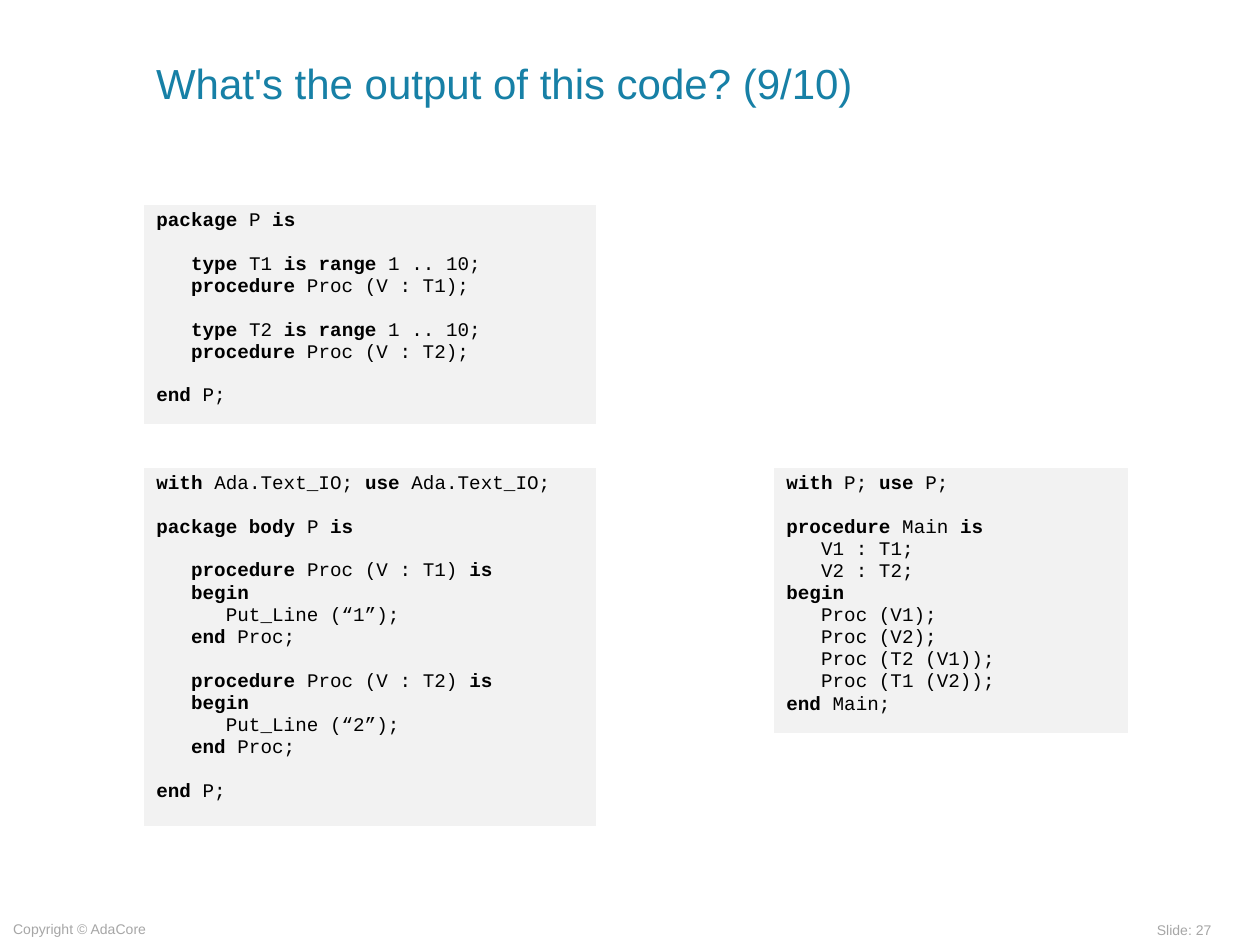
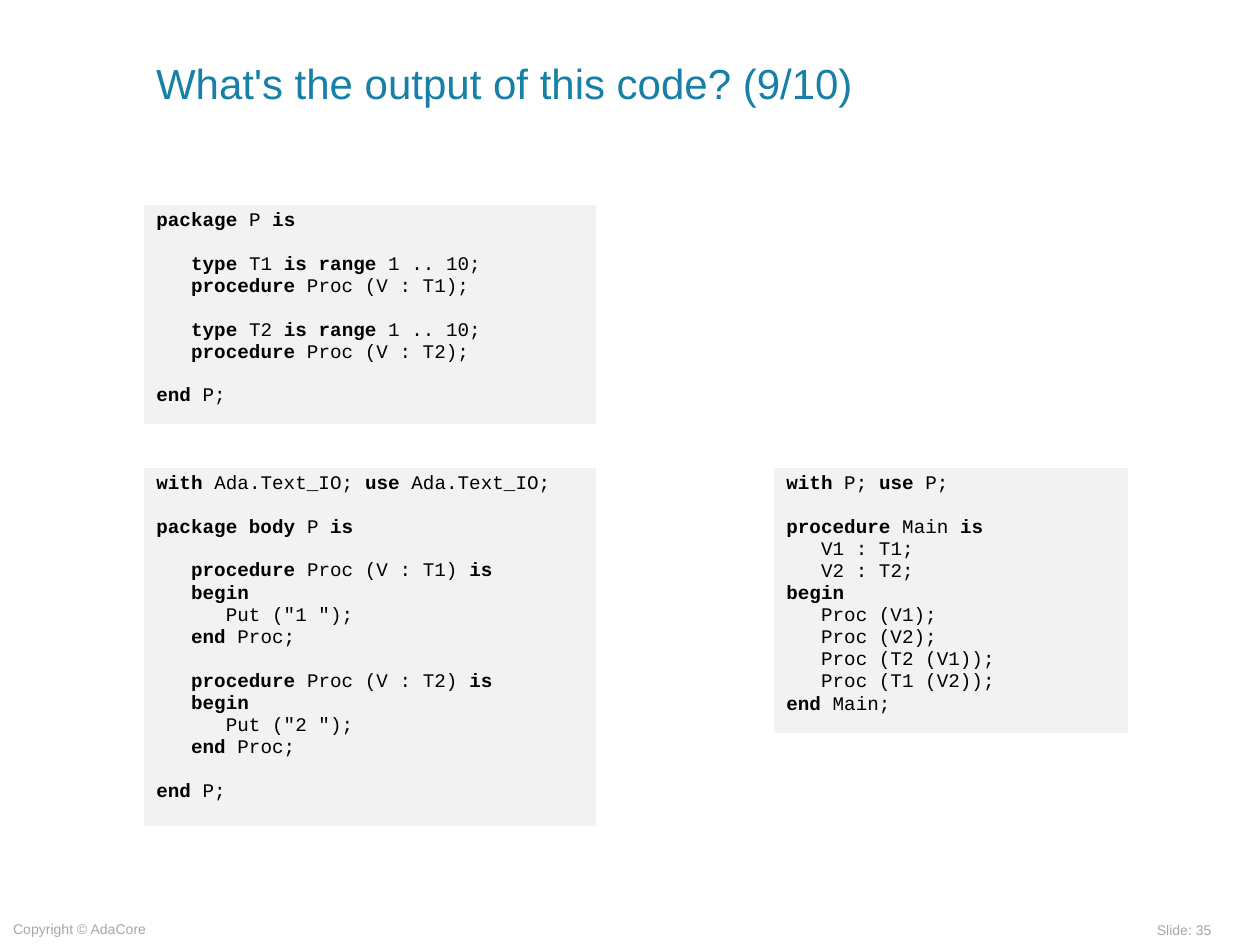
Before and after one commit to AdaCoreU/Courses, a slide deck: slide 35 of lectures/03_Programming_in_the_Large/02_Type_Safety/slides/Strong_Typing.ppt (slide 27 before the commit). Drawn at 1260x945 pixels with LibreOffice and Linux fonts; fonts in the diff are those of the drawing; background and template pictures are left out. Boxes give left, top, right and bottom in pixels: in the first picture for what was removed or moved away, otherwise in the second. Text is boxed around its words. In the diff, an @@ line names an element or a change of style, - is before the commit and + after.

```diff
--- a/lectures/03_Programming_in_the_Large/02_Type_Safety/slides/Strong_Typing.ppt
+++ b/lectures/03_Programming_in_the_Large/02_Type_Safety/slides/Strong_Typing.ppt
@@ table at [144,467,596,827] @@
@@ row 1, column 1: "with Ada.Text_IO; use Ada.Text_IO; / package body P is / procedure Proc (V : T1) is / begin / Put_Line (“1”); / end Proc; / procedure Proc (V : T2) is / begin / Put_Line (“2”); / end Proc; / end P;" to "with Ada.Text_IO; use Ada.Text_IO; / package body P is / procedure Proc (V : T1) is / begin / Put ("1 "); / end Proc; / procedure Proc (V : T2) is / begin / Put ("2 "); / end Proc; / end P;" @@
@@ page number at [1157,925,1212,935]: text changed @@
-Slide: 27
+Slide: 35
```
Also in this commit, not shown: 2 other slides changed, 10 slides added, 2 other files.
